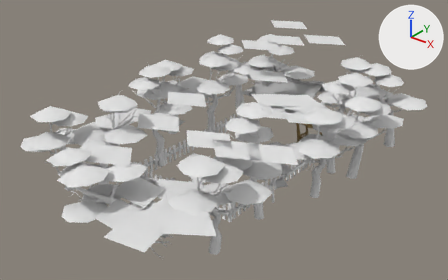
The FBX model Assets/FBX/level1_1_props.fbx: old version first, new version second.
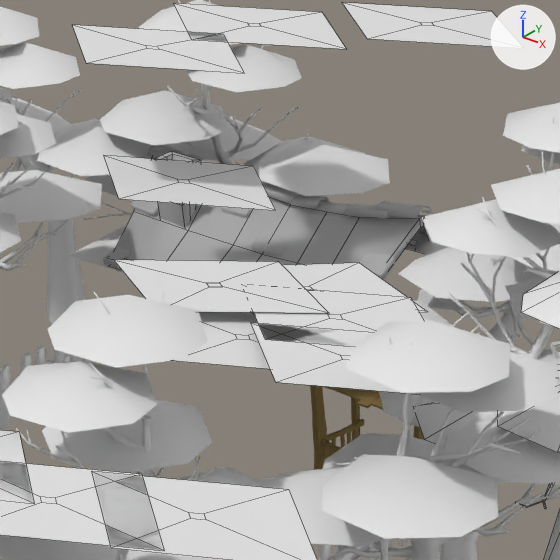
Each version appears first whole from a 50 mm camera at (10.34, -14.56, 9.04) aimed at (0.32, -2.05, 1.28), and next in a close-up on the part from 50% to 79% of the width and 12% to 58% of the height. The lights are fixed; the arrows at upper right show +X, +Y and +Z. The close-ups show mesh edges as thin lines. Objects named as collision shapes, trigger or cutter boxes, shadow casters or lower levels of detail are left out. Where no turn or scale is listed for an object, it has been applied to the vertices.

Script lines for the objects in view, before the commit:
```python
me_plane_158 = bpy.data.meshes.new('Plane.158')
me_plane_158.from_pydata([(-0.46, -0.69, -0.11), (-0.32, 0.52, -0.11), (0.43, -0.03, -0.11), (-1.2, -0.15, -0.11), (-0.49, -0.09, -0.11), (-0.43, -0.14, -0.11), (-0.36, -0.08, -0.11), (-0.42, -0.04, -0.11)], [], [(5, 4, 3, 0), (7, 6, 2, 1), (6, 5, 0, 2), (4, 7, 1, 3), (4, 5, 6, 7)])
me_plane_158.materials.append(mat_tree)  # white #e7e7e7
me_plane_164 = bpy.data.meshes.new('Plane.164')
me_plane_164.from_pydata([(-0.57, -0.6, -0.11), (-0.22, 0.57, -0.11), (0.42, -0.1, -0.11), (-1.21, 0.07, -0.11), (-0.49, 0.0, -0.11), (-0.44, -0.06, -0.11), (-0.37, -0.02, -0.11), (-0.42, 0.04, -0.11)], [], [(5, 4, 3, 0), (7, 6, 2, 1), (6, 5, 0, 2), (4, 7, 1, 3), (4, 5, 6, 7)])
me_plane_164.materials.append(mat_tree)  # white #e7e7e7
me_plane_168 = bpy.data.meshes.new('Plane.168')
me_plane_168.from_pydata([(-0.57, -0.6, -0.11), (-0.22, 0.57, -0.11), (0.42, -0.1, -0.11), (-1.21, 0.07, -0.11), (-0.49, 0.0, -0.11), (-0.44, -0.06, -0.11), (-0.37, -0.02, -0.11), (-0.42, 0.04, -0.11)], [], [(5, 4, 3, 0), (7, 6, 2, 1), (6, 5, 0, 2), (4, 7, 1, 3), (4, 5, 6, 7)])
me_plane_168.materials.append(mat_tree)  # white #e7e7e7
ob_shadow_leaf = bpy.data.objects.new('Shadow leaf', me_plane_158)
ob_shadow_leaf.location = (1.586, -0.72, 2.457)
ob_shadow_leaf_004 = bpy.data.objects.new('Shadow leaf.004', me_plane_164)
ob_shadow_leaf_004.location = (1.282, 2.329, 3.436)
ob_shadow_leaf_008 = bpy.data.objects.new('Shadow leaf.008', me_plane_168)
ob_shadow_leaf_008.location = (0.352, 0.617, 2.496)
# also in view: 'Shadow leaf.014' at (2.51, -1.26, 2.33); 'Shadow leaf.006' at (-0.34, 0.6, 3.32); 'Tree_Med.001' at (1.73, 2.74, 1.52); 'Roof1 Loose Tiles001.004' at (-0.26, 2.04, 1.48); 'Tree_Med.002' at (2.43, 0.72, 1.52)
```
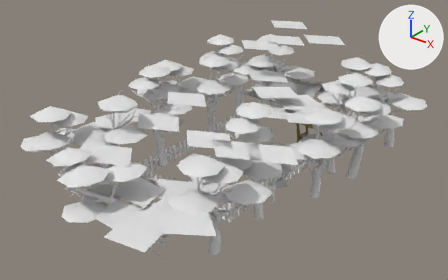
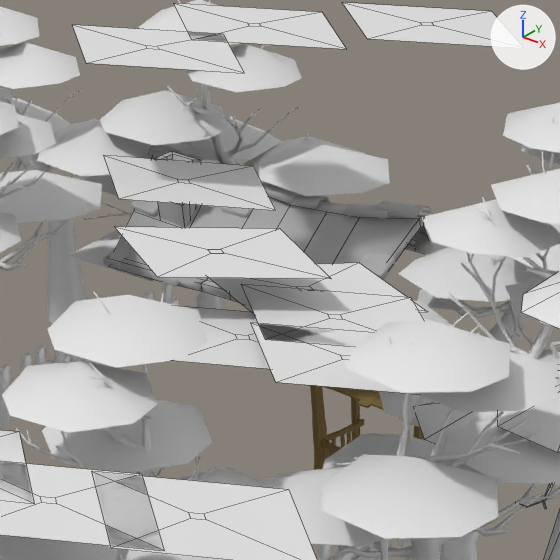
Location of each change, (x1, y1, x2, y2) in pixels of the close-ups (560 x 560 px):
'Shadow leaf', moved
    before: (114, 260, 329, 313)
    after: (115, 227, 331, 279)

Diff of the bpy script that builds the scene:
```diff
--- a/Assets/FBX/level1_1_props.fbx.py
+++ b/Assets/FBX/level1_1_props.fbx.py
@@ ob_shadow_leaf @@
 ob_shadow_leaf = bpy.data.objects.new('Shadow leaf', me_plane_158)
-ob_shadow_leaf.location = (1.586, -0.72, 2.457)
+ob_shadow_leaf.location = (1.586, -0.72, 2.693)
```
